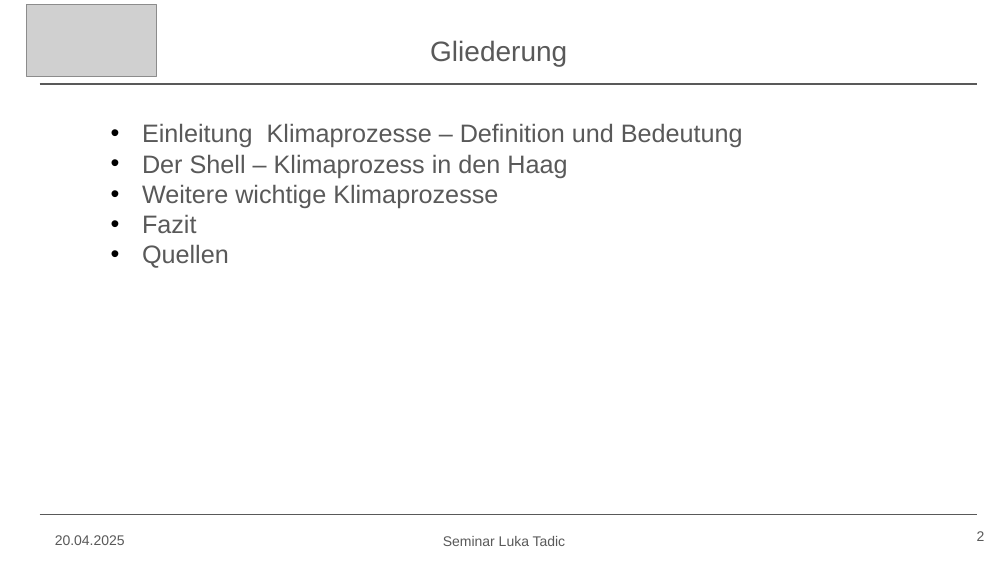
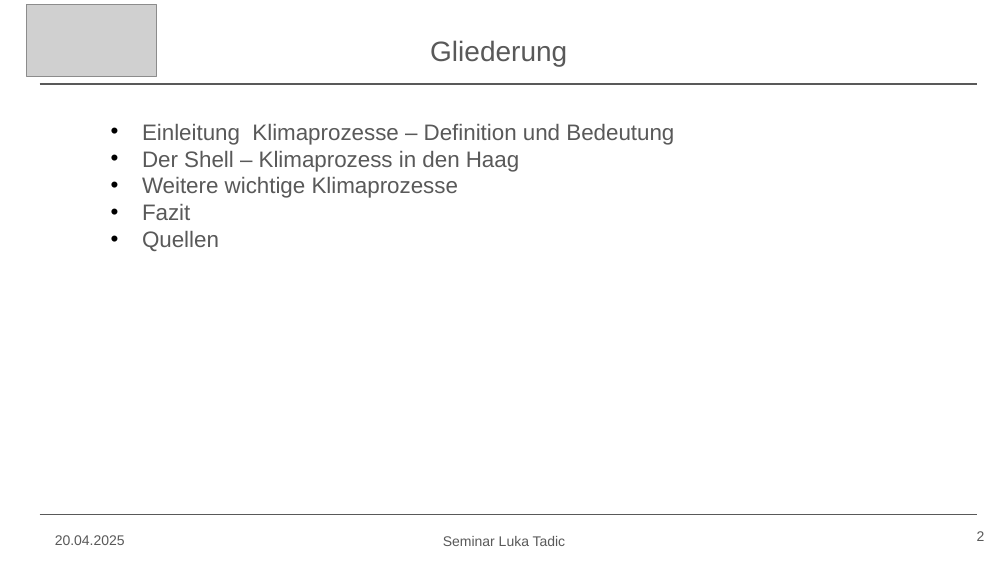
Before and after one commit to Lukiano12/Seminar, a slide deck: slide 2 of Seminar Präsentation.pptx. Drawn at 1008x567 pixels with LibreOffice and Linux fonts; fonts in the diff are those of the drawing; grey boxes stand for pictures. Boxes give left, top, right and bottom in pixels: in the first picture for what was removed or moved away, otherwise in the second. Text is boxed around its words. In the diff, an @@ line names an element or a change of style, - is before the commit and + after.

```diff
--- a/Seminar Präsentation.pptx
+++ b/Seminar Präsentation.pptx
@@ text "Einleitung Klimaprozesse – Definition und ..." at (x1=142, y1=124, x2=674, y2=251): size 18 to 16 pt @@
```
Also in this commit, not shown: 8 other slides changed, 10 slides added.
